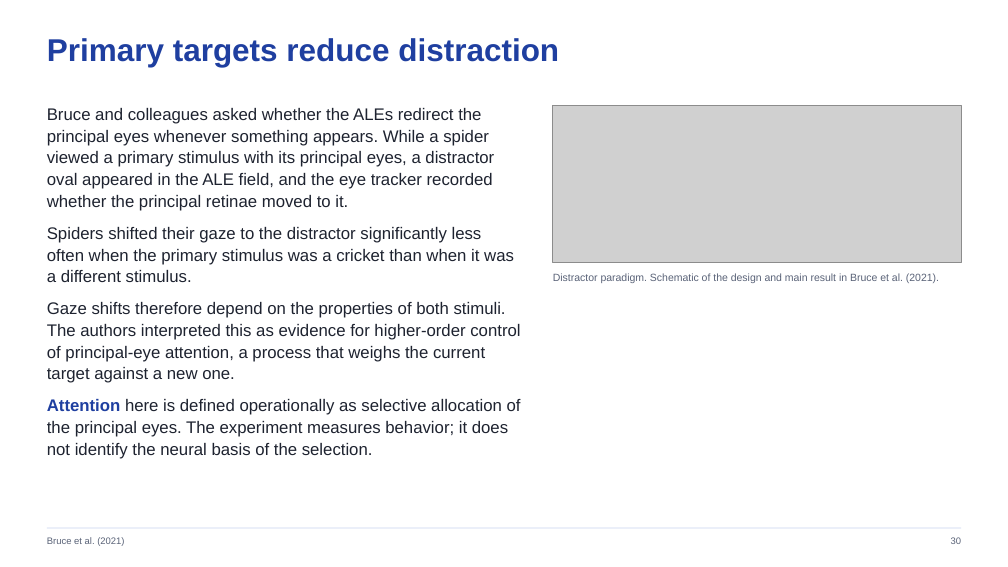
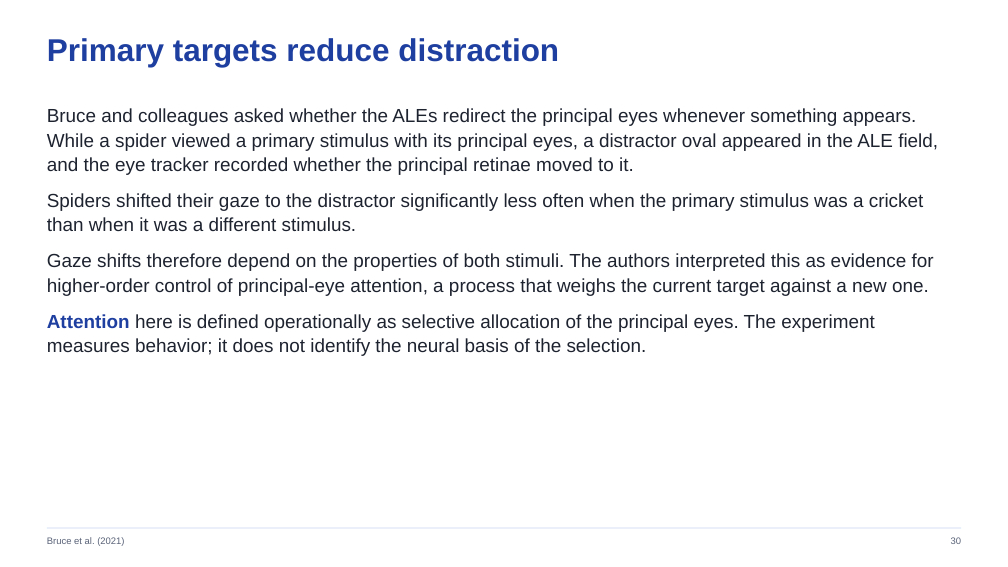
Before and after one commit to jordanxxlopez/NEUROETHOLOGY, a slide deck: slide 30 of lectures/L12/Neuroethology_Lecture12_FA2026.pptx. Drawn at 1008x567 pixels with LibreOffice and Linux fonts; fonts in the diff are those of the drawing; grey boxes stand for pictures. Boxes give left, top, right and bottom in pixels: in the first picture for what was removed or moved away, otherwise in the second. Text is boxed around its words. In the diff, an @@ line names an element or a change of style, - is before the commit and + after.

```diff
--- a/lectures/L12/Neuroethology_Lecture12_FA2026.pptx
+++ b/lectures/L12/Neuroethology_Lecture12_FA2026.pptx
@@ text "Bruce and colleagues asked whether ..." at [47,108,938,356]: size 16 to 18 pt; more space between paragraphs @@
@@ picture removed at [553,106,961,262] @@
@@ text removed at [553,273,939,283] @@
-Distractor paradigm. Schematic of the design and main result in Bruce et al. (2021).
```
Also in this commit, not shown: 16 other slides changed, 38 other files.
